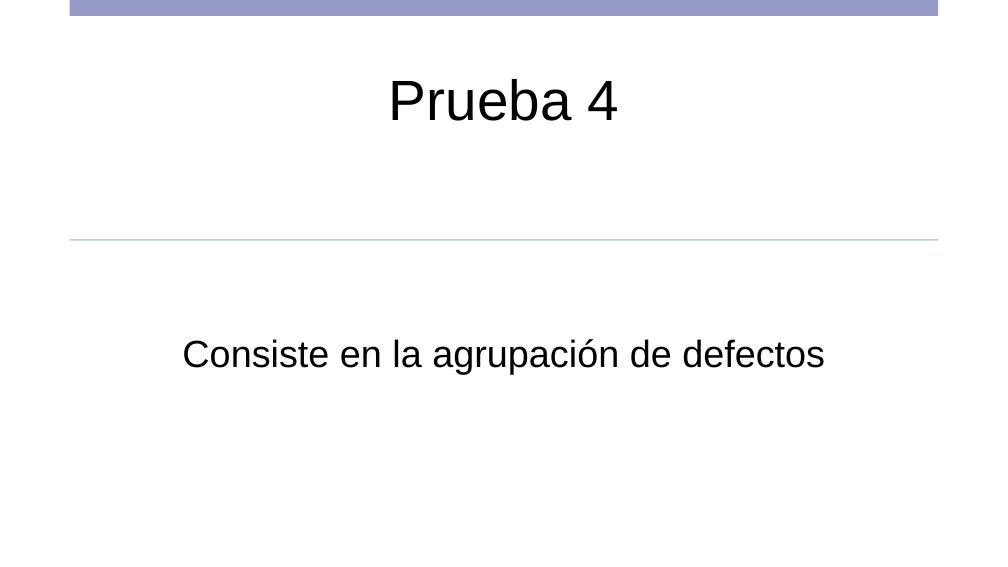
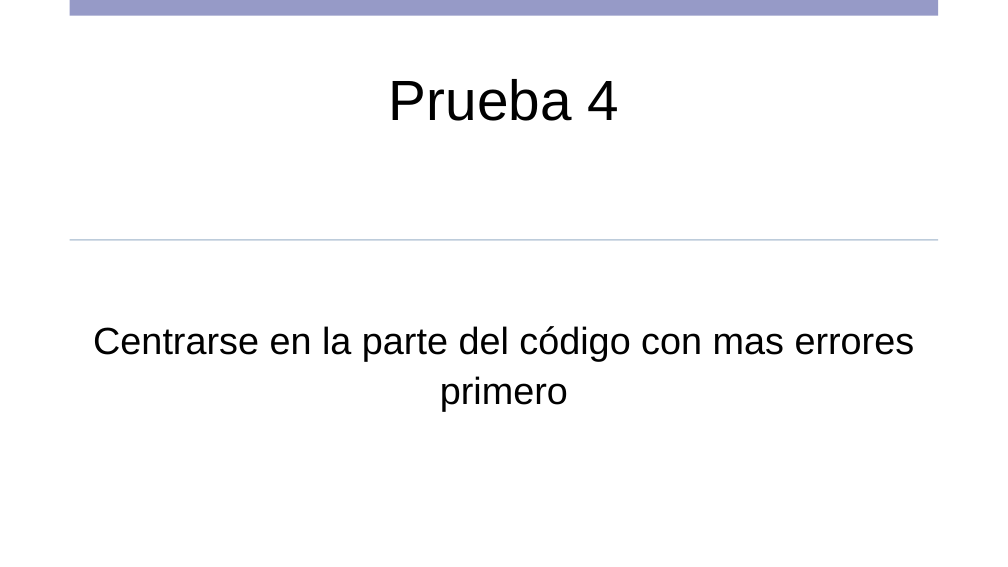
Before and after one commit to DAWEQUIPO5ENTORNOS/ProyectHtml, a slide deck: slide 5 of Equipo 5- STORY 1.pptx. Drawn at 1008x567 pixels with LibreOffice and Linux fonts; fonts in the diff are those of the drawing. Boxes give left, top, right and bottom in pixels: in the first picture for what was removed or moved away, otherwise in the second. Text is boxed around its words. In the diff, an @@ line names an element or a change of style, - is before the commit and + after.

```diff
--- a/Equipo 5- STORY 1.pptx
+++ b/Equipo 5- STORY 1.pptx
@@ text at [93,326,915,411]: text changed @@
-Consiste en la agrupación de defectos
+Centrarse en la parte del código con mas errores primero
```
Also in this commit, not shown: 5 other slides changed, 1 other file.
